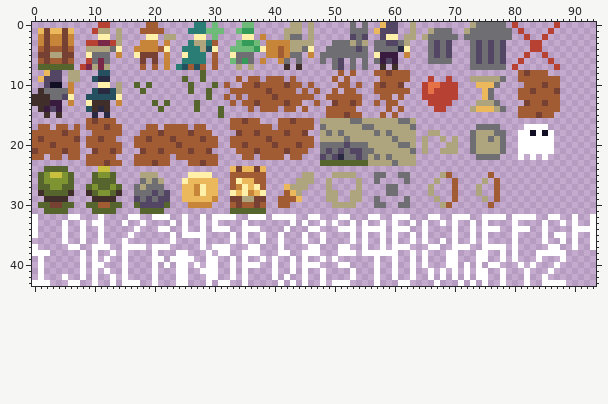
Sprite sheet: public/i.png. Above, as it was before the edit.
The file is 94x44 pixels.
And afterwards:
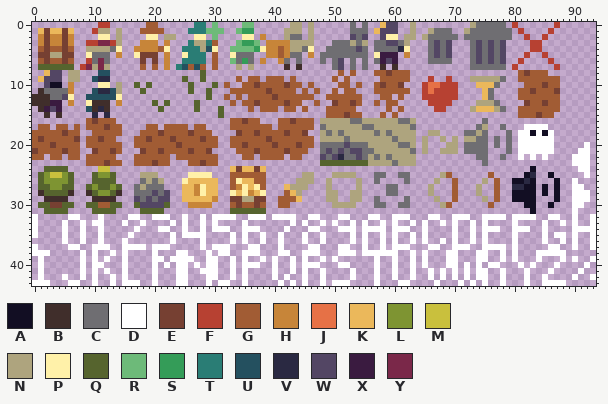
Palette (. is transparent): A #120e23  B #402e2b  C #6f6e72  D #ffffff  E #764032  F #b74132  G #a15c34  H #c78539  J #e67146  K #ebb85b  L #7e9432  M #c9c03d  N #aea47e  P #fff1a9  Q #56642e  R #6dba79  S #349c58  T #2a7d75  U #24505f  V #2a2942  W #534664  X #3a1b40  Y #7a2849
Changes in this commit:
y 16: x 75 . -> C
y 17: x 75..78 CCC. -> N..C
y 18: x 72 . -> C; x 75..79 NNCC. -> C...C
y 19: x 72..79 .CNNCNC. -> NNCC.C.C
y 20: x 72 . -> C; x 74..79 NNNNC. -> CC.C.C; x 92 . -> D
y 21: x 72 . -> C; x 74..79 NNNNC. -> CC...C; x 91..92 .. -> DD
y 22: x 76..78 CC. -> ..C; x 90..92 ... -> DDD
y 23: x 75 . -> C; x 90..92 ... -> DDD
y 24: x 83 . -> A; x 91..92 .. -> DD
y 25: x 82..83 .. -> AV; x 86 . -> A; x 92 . -> D
y 26: x 80..83 .... -> AAVA; x 87 . -> A; x 90 . -> D
y 27: x 80..83 .... -> VVAA; x 85 . -> A; x 87 . -> A; x 90..91 .. -> DD
y 28: x 80..83 .... -> AAAA; x 85 . -> A; x 87 . -> A; x 90..92 ... -> DDD
y 29: x 80..83 .... -> AAAA; x 87 . -> A; x 90..92 ... -> DDD
y 30: x 82..83 .. -> AA; x 86 . -> A; x 90..91 .. -> DD
y 31: x 83 . -> A; x 90 . -> D
y 39: x 90 . -> D; x 93 . -> D
y 40: x 92 . -> D
y 41: x 91 . -> D
y 42: x 90 . -> D; x 93 . -> D
Changed places in both pictures, as pixel boxes (x1, y1, x2, y2):
changed: (464, 118, 590, 214)
added: (572, 256, 596, 280)
